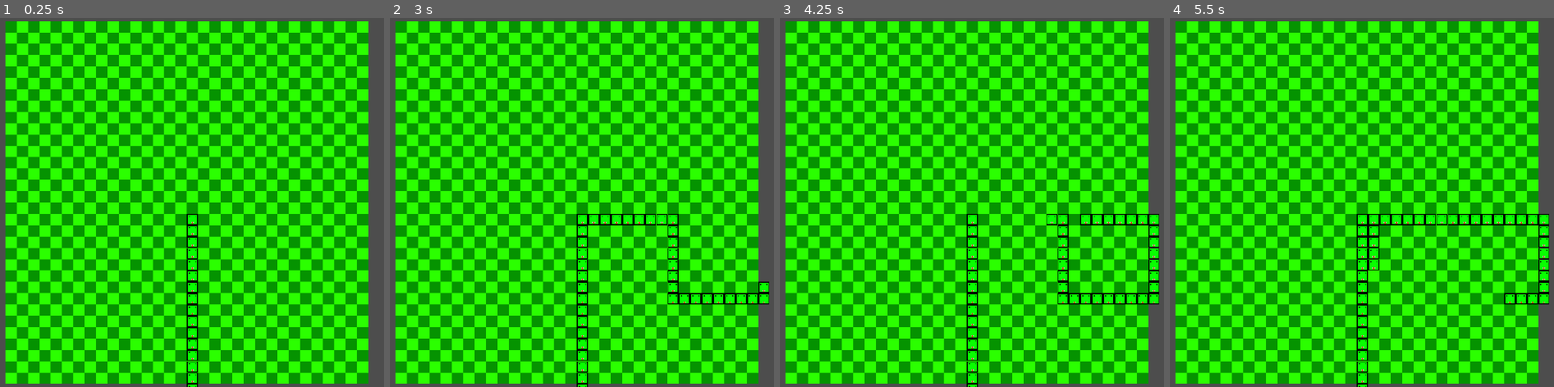
Above: before the commit, frames 1-4 (left to right).
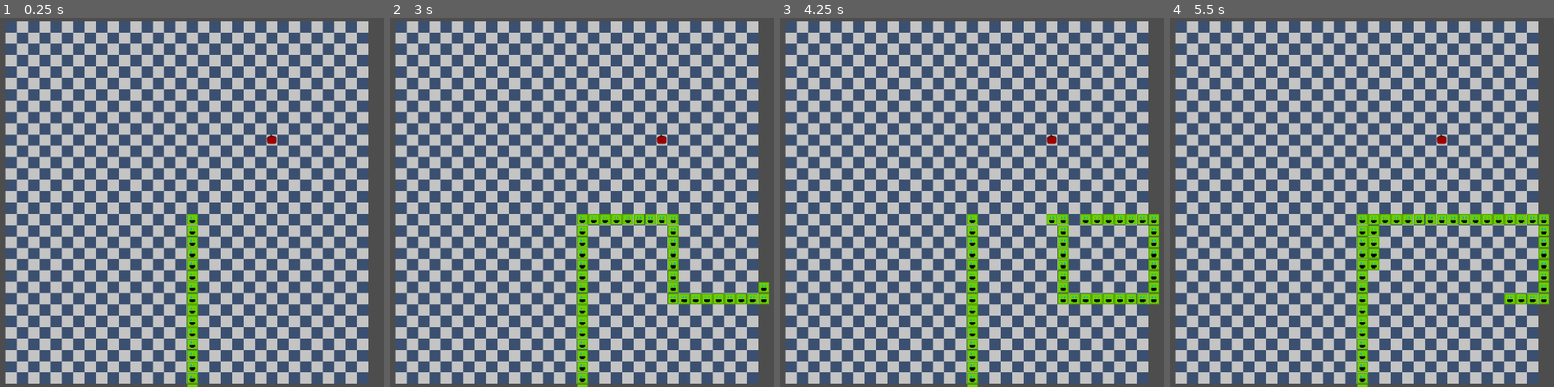
Above: after the commit, the same moments.

Repository: cash30/grid
Game: Godot game, scene res://Scenes/Main.tscn
Two runs of this game, one before a commit and one after it. Both use one fixed random seed, a clock stepped at 60 frames per second and the inputs below.
Inputs:
- Up to frame 1 (0.25 s): no input
- Up to frame 2 (3 s): tap Enter at 0.5 s; hold Right (right) 0.53-1.28 s; hold Down (down) 1.28-2.03 s; hold Right (right) 2.03-2.78 s; hold Up (up) from 2.78 s (still down)
- Up to frame 3 (4.25 s): release Up (up) at 3.53 s; hold Left (left) from 3.53 s (still down)
- Up to frame 4 (5.5 s): release Left (left) at 5.03 s; hold Down (down) from 5.03 s (still down)

The runs differ from the first frame. In frame 1, 93% of the frame differs, in the area x 1-96%, y 0-100%; in frame 2, 93%; in frame 3, 94%, in the area x 1-99%, y 0-100%; in frame 4, 94%.

Commit message:
edit art, README, and add apple

Diff:
--- a/Scenes/Main.tscn
+++ b/Scenes/Main.tscn
@@ -1,17 +1,30 @@
-[gd_scene load_steps=3 format=3 uid="uid://dtlojkddgo42w"]
+[gd_scene load_steps=5 format=3 uid="uid://dtlojkddgo42w"]
 
 [ext_resource type="Script" uid="uid://cmpkcibobrpwf" path="res://Scripts/main.gd" id="1_kln2b"]
-[ext_resource type="Texture2D" uid="uid://chqunargevfp0" path="res://Art/Snake/Map.png" id="1_r150o"]
+[ext_resource type="Texture2D" uid="uid://chqunargevfp0" path="res://Art/Snake/1/Map.png" id="1_r150o"]
+[ext_resource type="Texture2D" uid="uid://uxbyvqmgv165" path="res://Art/Snake/1/apple.png" id="3_kln2b"]
+[ext_resource type="Texture2D" uid="uid://d0nal4ijap5tt" path="res://Art/Snake/2/map.png" id="3_rgh2o"]
 
 [node name="Main" type="Node2D"]
 script = ExtResource("1_kln2b")
 
+[node name="Apple" type="Sprite2D" parent="."]
+scale = Vector2(0.28125018, 0.31249988)
+texture = ExtResource("3_kln2b")
+
 [node name="Map" type="Sprite2D" parent="."]
+visible = false
 z_index = -1
 position = Vector2(155, 155.00002)
 scale = Vector2(10, 10)
 texture = ExtResource("1_r150o")
 
+[node name="Map2" type="Sprite2D" parent="."]
+z_index = -1
+position = Vector2(155, 154.99998)
+scale = Vector2(10, 9.999999)
+texture = ExtResource("3_rgh2o")
+
 [node name="Camera2D" type="Camera2D" parent="."]
 position = Vector2(279, 155)
 zoom = Vector2(1.99, 1.99)
--- a/Scenes/player/player.tscn
+++ b/Scenes/player/player.tscn
@@ -1,7 +1,9 @@
-[gd_scene load_steps=4 format=3 uid="uid://p5sjc0fmjllw"]
+[gd_scene load_steps=6 format=3 uid="uid://p5sjc0fmjllw"]
 
 [ext_resource type="Script" uid="uid://ce7fn3xle8hnu" path="res://Scripts/player.gd" id="1_eo61r"]
-[ext_resource type="Texture2D" uid="uid://biqpr5bsaw3kw" path="res://Art/Snake/Head.png" id="2_eo61r"]
+[ext_resource type="Texture2D" uid="uid://biqpr5bsaw3kw" path="res://Art/Snake/1/Head.png" id="2_eo61r"]
+[ext_resource type="Texture2D" uid="uid://bn5b3o32ch5sh" path="res://Art/Snake/2/body.png" id="3_e41v5"]
+[ext_resource type="Texture2D" uid="uid://5q0s6lm2t25" path="res://Art/Snake/2/head.png" id="4_ca0mu"]
 
 [sub_resource type="RectangleShape2D" id="RectangleShape2D_eo61r"]
 size = Vector2(8, 8)
@@ -12,11 +14,22 @@
 [node name="CollisionShape2D" type="CollisionShape2D" parent="."]
 shape = SubResource("RectangleShape2D_eo61r")
 
+[node name="Head3" type="Sprite2D" parent="."]
+position = Vector2(0, -5.9604645e-08)
+scale = Vector2(0.806575, 0.8792488)
+texture = ExtResource("4_ca0mu")
+
 [node name="Head" type="Sprite2D" parent="."]
+visible = false
 scale = Vector2(0.9, 0.9)
 texture = ExtResource("2_eo61r")
 
 [node name="Timer" type="Timer" parent="."]
 wait_time = 0.1
 
+[node name="body" type="Sprite2D" parent="."]
+visible = false
+position = Vector2(15, 2)
+texture = ExtResource("3_e41v5")
+
 [connection signal="timeout" from="Timer" to="." method="_on_timer_timeout"]
--- a/Scripts/main.gd
+++ b/Scripts/main.gd
@@ -17,6 +17,9 @@
 var cells = 32
 var cellSize = 10
 
+var applePos = Vector2(10, 10)
+var makeNewApple : bool = true
+
 @export var snakeScene : PackedScene = load("res://Scenes/player/player.tscn")
 @export var score : int =  0
 @export var speed : int = 1.0
@@ -24,7 +27,7 @@
 # Called when the node enters the scene tree for the first time.
 func _ready() -> void:
 	newGame()
-
+	#newApple()
 	pass # Replace with function body.
 
 
@@ -38,6 +41,7 @@
 	mmoveDirection = up
 	canMove = true
 	generateSnake()
+	newApple()
 
 func generateSnake() -> void:
 	oldData.clear()
@@ -59,10 +63,21 @@
 		#end_game()
 
 func checkIfAppleEaton():
+	pass
+
+func checkIfSelfCollide():
 	for i in range(1, len(snakeData)):
 		if snakeData[0] == snakeData[i]:
 			print("ate self")
 			#end_game()
 
-func checkIfSelfCollide():
-	pass
+func newApple():
+	while makeNewApple:
+		makeNewApple = false
+		applePos = Vector2(randi_range(0, cells - 1), randi_range(0, cells - 1))
+		for i in snakeData:
+			if applePos == i:
+				makeNewApple = true
+	if $Apple != null:
+		$Apple.position = (applePos* cellSize)+ Vector2(0, cellSize)
+		makeNewApple = true
Renamed: Art/Snake/Head.png -> Art/Snake/1/Head.png
Not shown, changed: Art/Snake/1/Head.png.import
Renamed: Art/Snake/Map.png -> Art/Snake/1/Map.png
Not shown, added: Art/Snake/1/Map.png.import
Renamed: Art/Snake/apple.png -> Art/Snake/1/apple.png
Not shown, changed: Art/Snake/1/apple.png.import
Renamed: Art/Snake/body.png -> Art/Snake/1/body.png
Not shown, added: Art/Snake/1/body.png.import
Binary file added: Art/Snake/2/body.png
Not shown, added: Art/Snake/2/body.png.import
Binary file added: Art/Snake/2/head.png
Not shown, changed: Art/Snake/2/head.png.import
(and 3 more such lines)
